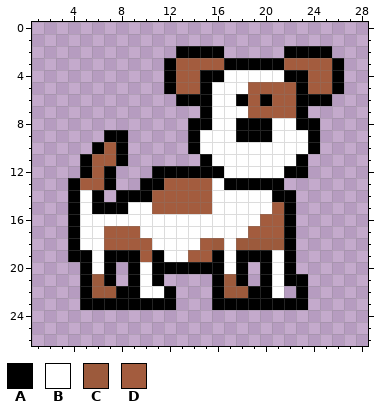
File history of a pixel-art sprite, Assets/Sprites/run1.png. The picture above was drawn from the file before the commit.
The file is 32x32 pixels. Shown: x 1..28, y 0..26. The old version is drawn lined up with the new one.
Palette (. is transparent): A #000000  B #ffffff  C #9c5a3c  D #a35c3e
Pixels before, first column x 4:
 2 .........AAAA.....AAAA.
 3 ........ADDDDAAAAADDDDA
 4 ........ADDAABBBBBAADDA
 5 ........ADDABBBDDDDADDA
 6 .........AAABBADADDAAA.
 7 ...........ABBBDDDDA...
 8 ..........AABBAAABBAA..
 9 ...AA.....ABBBAAABBBA..
10 ..ADA.....ABBBBBBBBBA..
11 .ADDA......ABBBBBBBA...
12 .ADA...AAAAAABBBBBAA...
13 ADDA..AADDDDBAAAAA.....
14 ABA.AAADDDDDBBBBBAA....
15 ABAAABBDDDDDBBBBBDA....
16 ABBBBBBBBBBBBBBBDDA....
17 ABBDDDBBBBBBBBBDDDA....
18 ABBDDDDBBBBDCBCCCCA....
19 AABAAADABBDDABAAABA....
20 .ABA.ABAAAAAABA.ABA....
21 .ACA.ABA....ACA.ABAA...
22 .ACCAABBA...ACCAAB.A...
23 .AAAAAAAA...AAAAAAAA...
And afterwards:
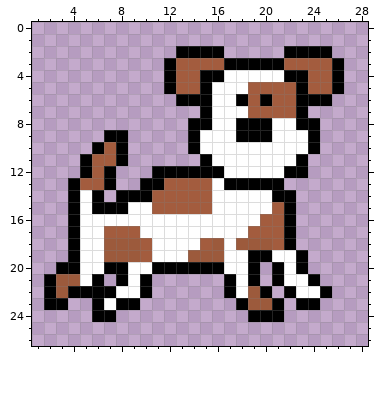
Changes in this commit:
whole drawing moved by +0,-3 (the old picture is shown already moved)
Changed rows in their new state; - is an unchanged pixel.
first column x 2:
18 -----CCC-----------D----
19 ---B-CCC-B--CCC-B---BA--
20 -AAB--AB--------BA.ABA--
21 ACCBA.ABA.----.ABA.ABBA-
22 ACA-AABBA..---.ABC-.ABBA
23 AA-.-B--...---..-CC-.-A-
24 ----AA-----------AAA----
